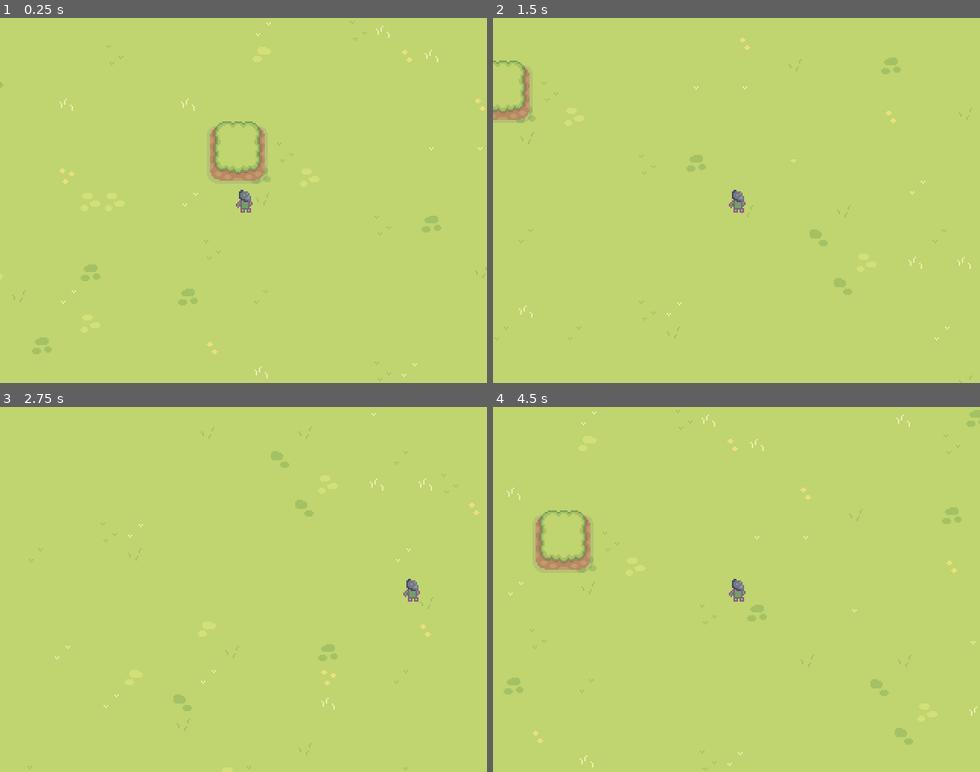
Above: before the commit, frames 1-4 (two rows, left to right).
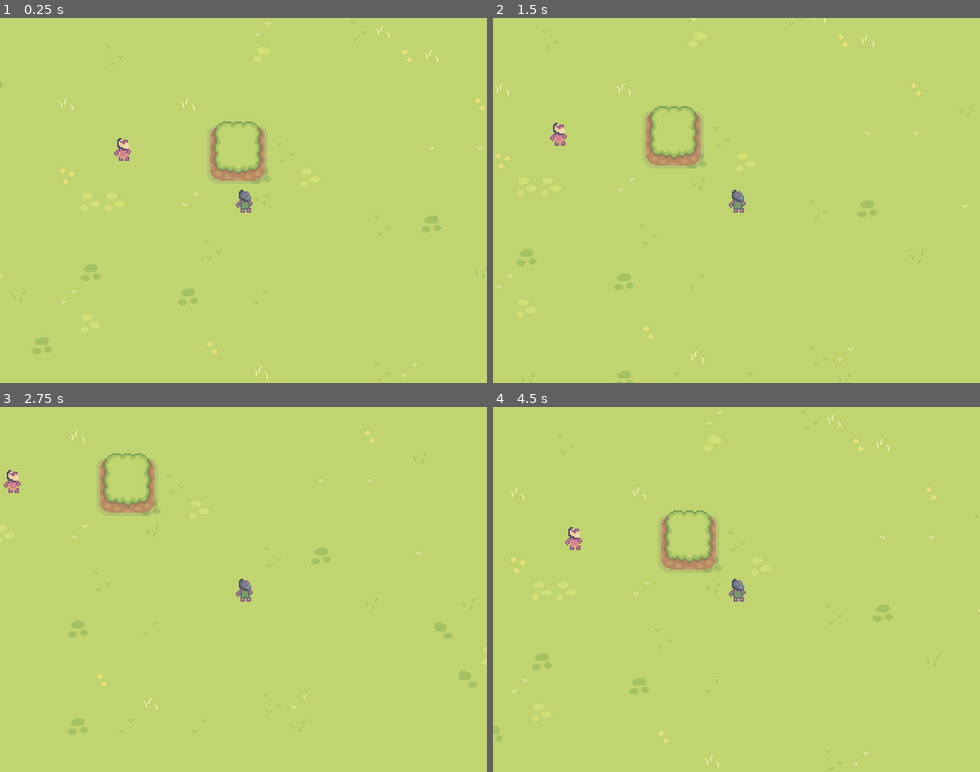
Above: after the commit, the same moments.

Repository: RainbowNova/Adventure-Game-Jam-2023
Game: Godot game, scene res://TestingArea.tscn
The game is run twice, just before and just after one commit, with the same random seed, the same clock (stepped at 60 frames per second) and the same inputs.
Inputs:
- Up to frame 1 (0.25 s): no input
- Up to frame 2 (1.5 s): tap Enter at 0.5 s; hold Right (ui_right) 0.53-1.28 s; hold Down (ui_down) from 1.28 s (still down)
- Up to frame 3 (2.75 s): release Down (ui_down) at 2.03 s; hold Right (ui_right) from 2.03 s (still down)
- Up to frame 4 (4.5 s): release Right (ui_right) at 2.78 s; hold Up (ui_up) 2.78-3.53 s; hold Left (ui_left) from 3.53 s (still down)

The runs differ from the first frame. In frame 1, 0.1% of the frame differs, in the area x 23-27%, y 32-40%; in frame 2, 2.9%; in frame 3, 2.7%; in frame 4, 3.5%, in the area x 0-100%, y 0-100%.

Commit message:
Added NPC with collision
NPC added + users can't move through them

Diff:
--- /dev/null
+++ b/Entities/NPC/NPC.tscn
@@ -0,0 +1,15 @@
+[gd_scene load_steps=3 format=3 uid="uid://bva6a5he111tb"]
+
+[ext_resource type="Texture2D" uid="uid://raa4k56c22rt" path="res://Entities/NPC/temp_npc.png" id="1_qp8ev"]
+
+[sub_resource type="RectangleShape2D" id="RectangleShape2D_ty0g2"]
+size = Vector2(5, 7)
+
+[node name="CharacterBody2D" type="CharacterBody2D"]
+
+[node name="Sprite2D" type="Sprite2D" parent="."]
+texture = ExtResource("1_qp8ev")
+
+[node name="CollisionShape2D2" type="CollisionShape2D" parent="."]
+position = Vector2(1, 4)
+shape = SubResource("RectangleShape2D_ty0g2")
--- a/TestingArea.tscn
+++ b/TestingArea.tscn
@@ -8,6 +8,7 @@
 [ext_resource type="Texture2D" uid="uid://bmlyhlarcy7mv" path="res://Tilesets/Water.png" id="5_0v28v"]
 [ext_resource type="Texture2D" uid="uid://dod1o3mdxsuqi" path="res://Tilesets/Wooden House.png" id="6_ic1mb"]
 [ext_resource type="Texture2D" uid="uid://b81fliyphuriy" path="res://Tilesets/jasper_tree_16b.png" id="7_yv2xm"]
+[ext_resource type="PackedScene" uid="uid://bva6a5he111tb" path="res://Entities/NPC/NPC.tscn" id="9_qao1o"]
 
 [sub_resource type="TileSetAtlasSource" id="TileSetAtlasSource_io2tm"]
 texture = ExtResource("1_21vrk")
@@ -712,7 +713,7 @@
 
 [node name="Player" parent="." instance=ExtResource("2_g7cx2")]
 position = Vector2(300, 200)
-movement_speed = 200
+movement_speed = 50
 
 [node name="RemoteTransform2D" type="RemoteTransform2D" parent="Player"]
 remote_path = NodePath("../../Camera2D")
@@ -725,22 +726,25 @@
 limit_bottom = 480
 editor_draw_limits = true
 
-[node name="BorderCollision" type="StaticBody2D" parent="."]
-
-[node name="CollisionShape2D" type="CollisionShape2D" parent="BorderCollision"]
+[node name="LevelBorderCollision" type="StaticBody2D" parent="."]
+
+[node name="CollisionShape2D" type="CollisionShape2D" parent="LevelBorderCollision"]
 position = Vector2(357, -2)
 shape = SubResource("RectangleShape2D_kl556")
 
-[node name="CollisionShape2D2" type="CollisionShape2D" parent="BorderCollision"]
+[node name="CollisionShape2D2" type="CollisionShape2D" parent="LevelBorderCollision"]
 position = Vector2(338, 491)
 shape = SubResource("RectangleShape2D_kl556")
 
-[node name="CollisionShape2D3" type="CollisionShape2D" parent="BorderCollision"]
+[node name="CollisionShape2D3" type="CollisionShape2D" parent="LevelBorderCollision"]
 position = Vector2(647, 122)
 rotation = -1.57079
 shape = SubResource("RectangleShape2D_kl556")
 
-[node name="CollisionShape2D4" type="CollisionShape2D" parent="BorderCollision"]
+[node name="CollisionShape2D4" type="CollisionShape2D" parent="LevelBorderCollision"]
 position = Vector2(-9, 111)
 rotation = 1.57079
 shape = SubResource("RectangleShape2D_kl556")
+
+[node name="CharacterBody2D" parent="." instance=ExtResource("9_qao1o")]
+position = Vector2(220, 166)
--- a/project.godot
+++ b/project.godot
@@ -13,7 +13,7 @@
 config/name="Adventure Game Jam 2023"
 run/main_scene="res://TestingArea.tscn"
 config/features=PackedStringArray("4.0", "Forward Plus")
-config/icon="res://icon.svg"
+config/icon="res://Entities/temp_player.png"
 
 [display]
 
Binary file added: Entities/NPC/temp_npc.png
Not shown, added: Entities/NPC/temp_npc.png.import
Not shown: 1 places in TestingArea.tscn that only renumber resources
